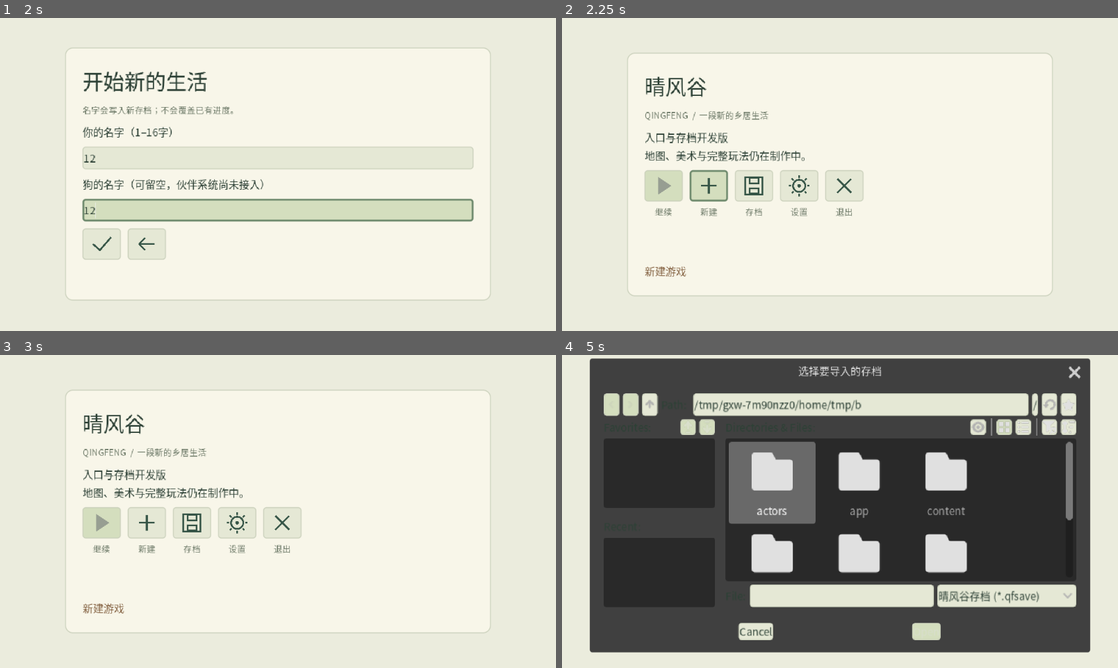
Above: before the commit, frames 1-4 (two rows, left to right).
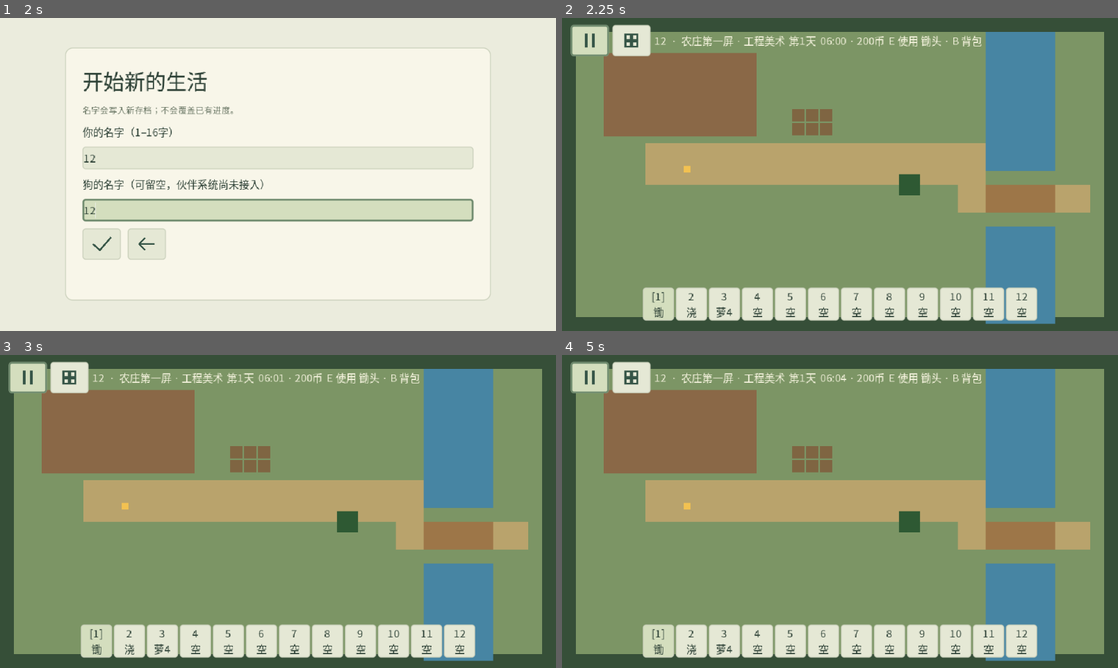
Above: after the commit, the same moments.

Repository: natefox2017/qingfeng
Game: Godot game, scene res://app/main.tscn
Same seed, same stepped clock (60 frames per second), same inputs: the game is played once before the commit and once after it.
Inputs (mouse positions are in pixels of both pictures, inside the frame that each line leads up to):
- Up to frame 1 (2 s): click (144, 187) at 0.52 s; click (278, 158) at 1.27 s; type "12" at 1.35 s; click (278, 208) at 1.5 s; type "12" at 1.58 s
- Up to frame 2 (2.25 s): click (662, 243) at 2.02 s
- Up to frame 3 (3 s): click (27, 376) at 2.77 s
- Up to frame 4 (5 s): click (756, 524) at 3.52 s; click (662, 583) at 4.27 s

Frame 1 is identical in both runs. In frame 2, 94% of the frame differs, in the area x 0-100%, y 0-100%; in frame 3, 94%; in frame 4, 96%.

Commit message:
Place workshop footprint and door anchors in village

Diff:
--- a/game/world/village_first_screen.tscn
+++ b/game/world/village_first_screen.tscn
@@ -12,6 +12,9 @@
 
 [sub_resource type="RectangleShape2D" id="ShopShape"]
 size = Vector2(160, 96)
+
+[sub_resource type="RectangleShape2D" id="WorkshopShape"]
+size = Vector2(144, 96)
 
 [sub_resource type="CircleShape2D" id="PlayerShape"]
 radius = 4.0
@@ -71,6 +74,16 @@
 [node name="CollisionShape2D" type="CollisionShape2D" parent="Solids/ShopFootprint"]
 shape = SubResource("ShopShape")
 
+[node name="WorkshopFootprint" type="StaticBody2D" parent="Solids"]
+position = Vector2(520, 280)
+collision_layer = 1
+collision_mask = 2
+script = ExtResource("solid")
+fill_color = Color(0.46, 0.39, 0.30, 1)
+
+[node name="CollisionShape2D" type="CollisionShape2D" parent="Solids/WorkshopFootprint"]
+shape = SubResource("WorkshopShape")
+
 [node name="Anchors" type="Node2D" parent="."]
 
 [node name="FarmArrival" type="Marker2D" parent="Anchors"]
@@ -84,6 +97,12 @@
 
 [node name="ShopDoorArrival" type="Marker2D" parent="Anchors"]
 position = Vector2(400, 168)
+
+[node name="WorkshopDoorInteract" type="Marker2D" parent="Anchors"]
+position = Vector2(520, 216)
+
+[node name="WorkshopDoorArrival" type="Marker2D" parent="Anchors"]
+position = Vector2(520, 192)
 
 [node name="ForageSpots" type="Node2D" parent="."]
 
Not shown: 1 places in game/world/village_first_screen.tscn that only renumber resources
